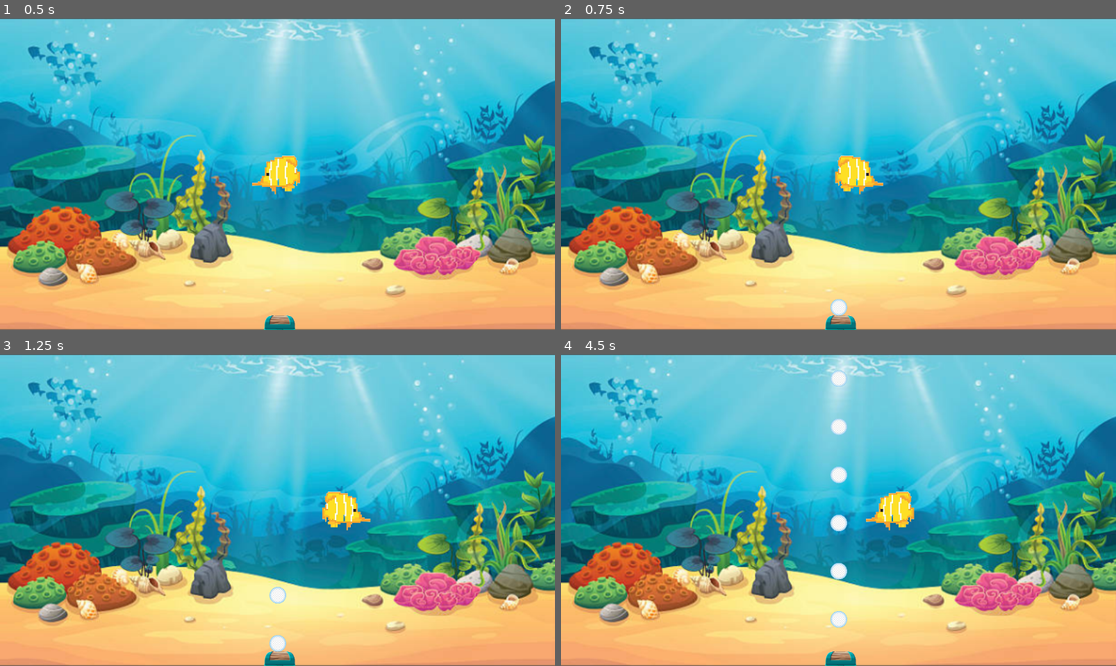
Above: before the commit, frames 1-4 (two rows, left to right).
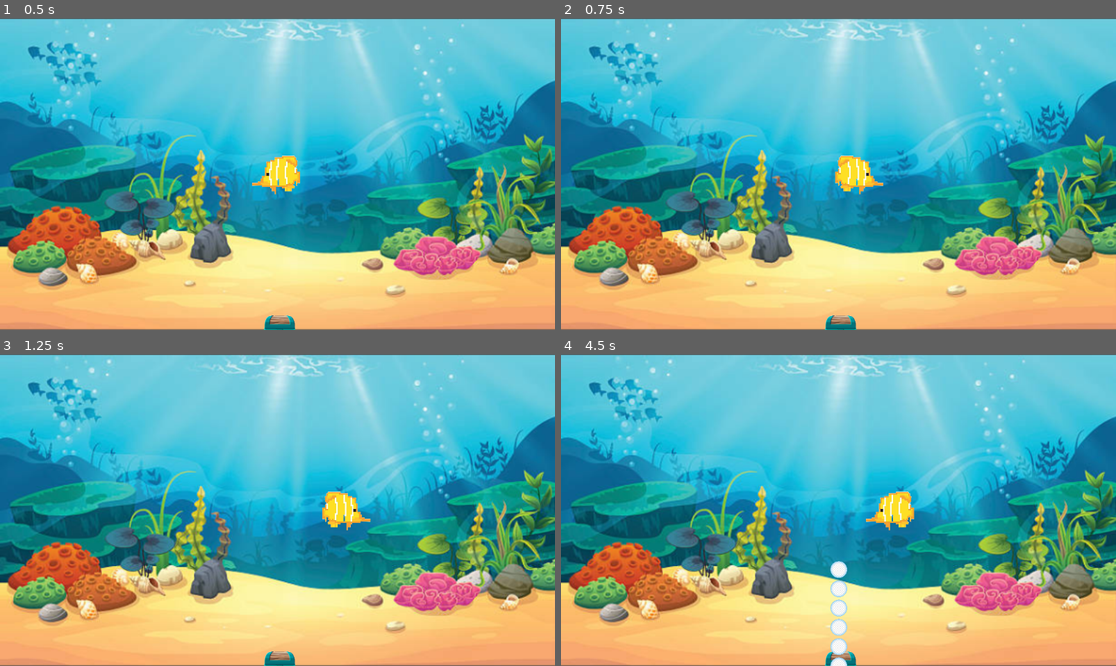
Above: after the commit, the same moments.

Repository: ReyCristian/Babelki
Game: Godot game, scene res://main.tscn
Two runs of this game, one before a commit and one after it. Both use one fixed random seed, a clock stepped at 60 frames per second and the inputs below.
Inputs:
- Up to frame 1 (0.5 s): no input
- Up to frame 2 (0.75 s): tap Enter at 0.5 s; hold Right (ui_right) from 0.53 s (still down)
- Up to frame 3 (1.25 s): keep holding Right (ui_right)
- Up to frame 4 (4.5 s): release Right (ui_right) at 1.28 s; hold Down (ui_down) 1.28-2.03 s; hold Right (ui_right) 2.03-2.78 s; hold Up (ui_up) 2.78-3.53 s; hold Left (ui_left) from 3.53 s (still down)

Frame 1 is identical in both runs. In frame 2, 0.1% of the frame differs, in the area x 48-52%, y 89-96%; in frame 3, 0.3%; in frame 4, 1.2%, in the area x 48-52%, y 5-100%.

Commit message:
burbujas aleatorias

Diff:
--- a/cofre.gd
+++ b/cofre.gd
@@ -1,19 +1,50 @@
 extends CharacterBody2D
 
-#@export var speed = 100
+@export var speed = 100
 @export var bubbles_scene = preload("res://burbuja_inicial.tscn")
 @export var shoot_cooldown = 0.2
+@export var shoot_duration = 2.0  # Duración total del disparo
 var shoot_interval = 1.0  # Intervalo en segundos entre disparos
-var time_since_last_shot = 0.0
+var time_since_last_shot = 0.20
 var shoot_timer = 0.5
+var is_shooting = false  # Controla si el cofre está disparando
+
+func _ready():
+	# Configurar los Timers
+	$shoot_timer.wait_time = shoot_cooldown
+	$shoot_timer.one_shot = false  # Repetir disparos
+	$shoot_duration_timer.wait_time = shoot_duration
+	$shoot_duration_timer.one_shot = true  # Solo una vez
+	wait_shooting()
+
+func start_shooting():
+	if not is_shooting:
+		is_shooting = true
+		$shoot_timer.start()  # Comienza a disparar burbujas
+		$shoot_duration_timer.start()  # Comienza la cuenta regresiva del tiempo de disparo
 
 
-#func _physics_process(delta):
-#	position.x
+
+func wait_shooting():
+	$shoot_wait.wait_time=randf_range(2.0,5.0)
+	$shoot_wait.one_shot=true
+	$shoot_wait.start()
+
+
+
+func _physics_process(delta):
+	position.x
 
 func shoot_bubbles():
 	# Instancia la bala
 	var bubbles = bubbles_scene.instantiate()
 	bubbles.position = position # la pos del player
 	bubbles.direction = Vector2.UP # va pa arriba
-	get_parent().add_child(bubbles) # aparece la bala
+	get_parent().add_child(bubbles) # Añadir la burbuja como hijo
+
+
+func _on_shoot_duration_timeout():
+	# Finalizar el disparo
+	is_shooting = false
+	$shoot_timer.stop()  # Detener el Timer que dispara burbujas
+	wait_shooting()
--- a/cofre.tscn
+++ b/cofre.tscn
@@ -17,8 +17,16 @@
 position = Vector2(7.77778, 3.33333)
 shape = SubResource("RectangleShape2D_3soly")
 
-[node name="Timer" type="Timer" parent="."]
+[node name="shoot_timer" type="Timer" parent="."]
 wait_time = 0.5
-autostart = true
 
-[connection signal="timeout" from="Timer" to="." method="shoot_bubbles"]
+[node name="shoot_duration_timer" type="Timer" parent="."]
+wait_time = 0.5
+one_shot = true
+
+[node name="shoot_wait" type="Timer" parent="."]
+one_shot = true
+
+[connection signal="timeout" from="shoot_timer" to="." method="shoot_bubbles"]
+[connection signal="timeout" from="shoot_duration_timer" to="." method="_on_shoot_duration_timeout"]
+[connection signal="timeout" from="shoot_wait" to="." method="start_shooting"]
Not shown, added: recursos/musica/intro.mpeg
